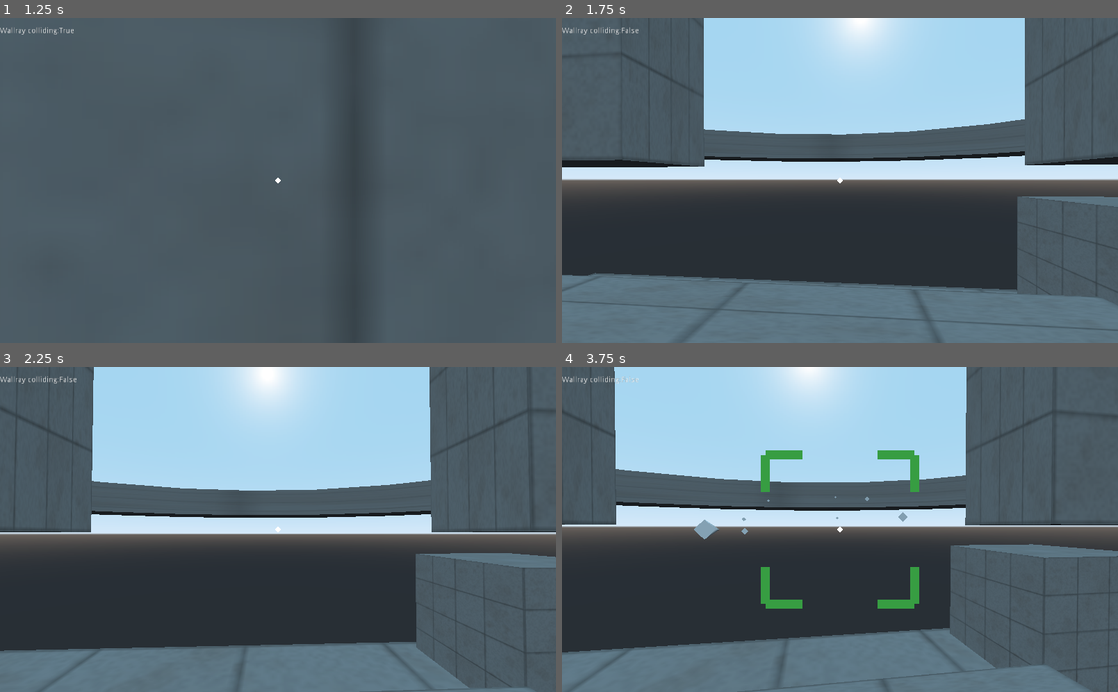
Above: before the commit, frames 1-4 (two rows, left to right).
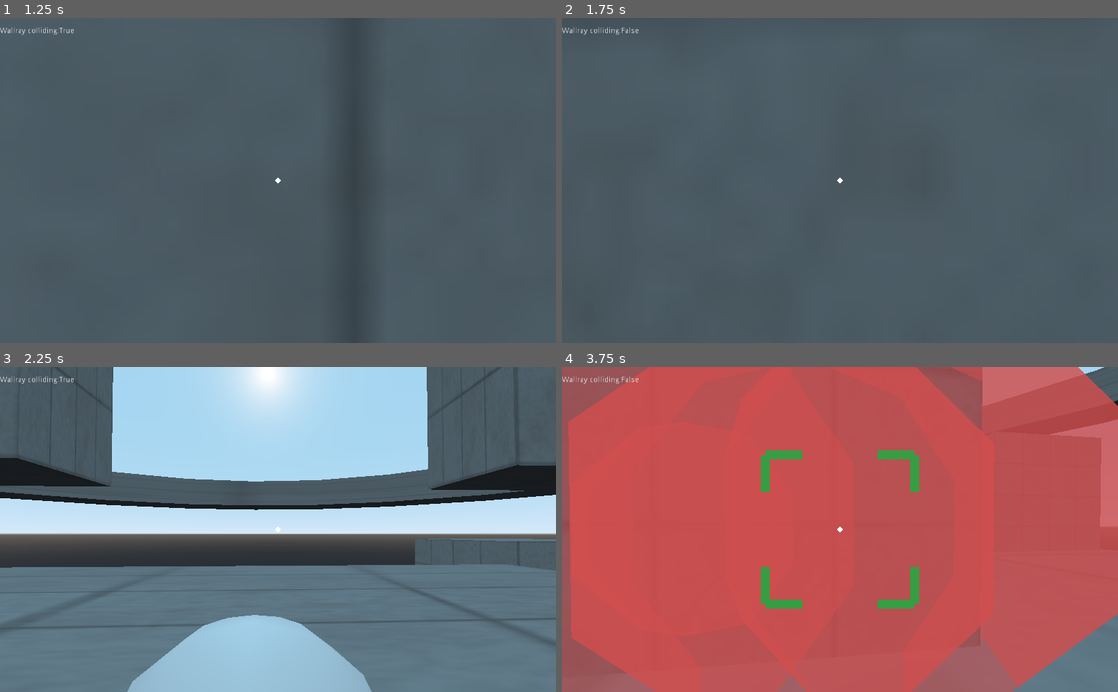
Above: after the commit, the same moments.

Repository: Game-Developers-Kerala/clichemovementshooter
Game: Godot game, scene res://levels/TestArena.tscn
Two runs of this game, one before a commit and one after it. Both use one fixed random seed, a clock stepped at 60 frames per second and the inputs below. The engine's default icon, where the game draws it, is replaced by a stand-in: a white triangle on a blue panel in a dark square.
Inputs (mouse positions are in pixels of both pictures, inside the frame that each line leads up to):
- Up to frame 1 (1.25 s): tap Enter at 0.5 s; move the mouse to (305, 180) at 0.52 s; hold W (forward) from 0.53 s (still down); hold Right mouse button (grapple) from 0.53 s (still down); tap Space (jump) at 0.77, 0.8, 1.07 s
- Up to frame 2 (1.75 s): keep holding W (forward); move the mouse to (812, 180) at 1.27 s; release Right mouse button (grapple) at 1.28 s; tap Space (jump) at 1.35, 1.52 s; right-click (812, 180) at 1.55 s
- Up to frame 3 (2.25 s): keep holding W (forward); tap Space (jump) at 1.82 s; move the mouse to (289, 523) at 2.02 s; hold Right mouse button (grapple) from 2.03 s (still down)
- Up to frame 4 (3.75 s): keep holding W (forward); tap Space (jump) at 2.3, 3.02, 3.32 s; move the mouse to (834, 536) at 2.77 s; release Right mouse button (grapple) at 2.78 s; tap Q (homingmissile) at 2.85 s; right-click (834, 536) at 3.05 s; move the mouse to (878, 532) at 3.52 s; press the mouse at (878, 532) at 3.53 s

Frame 1 is identical in both runs. In frame 2, 67% of the frame differs, in the area x 0-100%, y 0-100%; in frame 3, 46%; in frame 4, 98%.

Commit message:
commiting before checking out theRK

Diff:
--- a/levels/TestArena.tscn
+++ b/levels/TestArena.tscn
@@ -1,8 +1,9 @@
-[gd_scene load_steps=5 format=2]
+[gd_scene load_steps=6 format=2]
 
 [ext_resource path="res://scenes/player.tscn" type="PackedScene" id=1]
 [ext_resource path="res://levels/ceiling_tile.png" type="Texture" id=2]
 [ext_resource path="res://test/dummyenemy.tscn" type="PackedScene" id=3]
+[ext_resource path="res://scenes/player_pickup.tscn" type="PackedScene" id=4]
 
 [sub_resource type="SpatialMaterial" id=1]
 flags_world_triplanar = true
@@ -107,3 +108,10 @@
 
 [node name="DummyEnemy3" parent="." instance=ExtResource( 3 )]
 transform = Transform( 1, 0, 0, 0, 1, 0, 0, 0, 1, 1.00887, 0, -6.2842 )
+
+[node name="player_pickup" parent="." instance=ExtResource( 4 )]
+transform = Transform( 1, 0, 0, 0, 1, 0, 0, 0, 1, 0, 24.6313, 0 )
+type = 6
+respawning = true
+respawn_interval = 10.0
+lifespan = 10
--- a/project.godot
+++ b/project.godot
@@ -13,9 +13,15 @@
 "class": "cmn",
 "language": "GDScript",
 "path": "res://scripts/globals/cmn_class.gd"
+}, {
+"base": "Area",
+"class": "pickup",
+"language": "GDScript",
+"path": "res://scripts/player_pickup.gd"
 } ]
 _global_script_class_icons={
-"cmn": ""
+"cmn": "",
+"pickup": ""
 }
 
 [application]
@@ -90,6 +96,7 @@
 
 3d_physics/layer_1="player"
 3d_physics/layer_2="enemy"
+3d_physics/layer_3="pickup"
 3d_physics/layer_4="grapple_breaker"
 3d_physics/layer_5="grapple_target"
 3d_physics/layer_6="enemy_hurtbox"
--- a/scenes/player.tscn
+++ b/scenes/player.tscn
@@ -59,13 +59,13 @@
 
 [node name="RailShot" parent="Camera" instance=ExtResource( 2 )]
 
-[node name="WallArea" type="Area" parent="."]
+[node name="GeneralArea" type="Area" parent="."]
 transform = Transform( 1, 0, 0, 0, 1, 0, 0, 0, 1, 0, 1.3, 0 )
 collision_layer = 0
-collision_mask = 256
+collision_mask = 260
 monitorable = false
 
-[node name="CollisionShape" type="CollisionShape" parent="WallArea"]
+[node name="CollisionShape" type="CollisionShape" parent="GeneralArea"]
 transform = Transform( 1, 0, 0, 0, 1, 0, 0, 0, 1, 0, -0.1, 0 )
 shape = SubResource( 6 )
 
@@ -120,7 +120,8 @@
 wait_time = 0.5
 one_shot = true
 
-[connection signal="body_entered" from="WallArea" to="." method="_on_WallArea_body_entered"]
-[connection signal="body_exited" from="WallArea" to="." method="_on_WallArea_body_exited"]
+[connection signal="area_entered" from="GeneralArea" to="." method="_on_GeneralArea_area_entered"]
+[connection signal="body_entered" from="GeneralArea" to="." method="_on_GeneralArea_body_entered"]
+[connection signal="body_exited" from="GeneralArea" to="." method="_on_GeneralArea_body_exited"]
 [connection signal="body_entered" from="wallsidecheckarea" to="." method="_on_wallsidecheckarea_body_entered"]
 [connection signal="body_exited" from="wallsidecheckarea" to="." method="_on_wallsidecheckarea_body_exited"]
--- /dev/null
+++ b/scenes/player_pickup.tscn
@@ -0,0 +1,20 @@
+[gd_scene load_steps=3 format=2]
+
+[ext_resource path="res://scripts/player_pickup.gd" type="Script" id=1]
+
+[sub_resource type="SphereShape" id=1]
+radius = 0.75
+
+[node name="player_pickup" type="Area"]
+collision_layer = 4
+collision_mask = 0
+monitoring = false
+script = ExtResource( 1 )
+
+[node name="CollisionShape" type="CollisionShape" parent="."]
+shape = SubResource( 1 )
+
+[node name="Timer" type="Timer" parent="."]
+one_shot = true
+
+[connection signal="timeout" from="Timer" to="." method="_on_Timer_timeout"]
--- a/scripts/globals/cmn_class.gd
+++ b/scripts/globals/cmn_class.gd
@@ -1,5 +1,5 @@
 extends Node
 class_name cmn
 
-enum colliders {player = 0,enemy = 1, grapple_breaker = 3, grapple_target = 4,
+enum colliders {player = 0,enemy = 1,pickup = 2, grapple_breaker = 3, grapple_target = 4,
 			enemy_hurtbox = 5, level = 8, level_porous = 9,level_seethrough = 10}
--- a/scripts/player.gd
+++ b/scripts/player.gd
@@ -1,4 +1,5 @@
 extends KinematicBody
+
 
 enum movestates {none,ground,wall,air,grapple}
 var movestate = movestates.ground
@@ -36,6 +37,16 @@
 var air_auto_dir = false
 
 var health := 100
+
+var stats = {
+	"health":100,
+	"weapon_rail":false,
+	"weapon_missilepack":false,
+	"powerup_spikecage":false,
+	}
+const STAT_RANGES = {
+		"health":{"min":0,"max":100}
+		}
 
 const ROCKET_COOLDOWN_DUR = 0.7
 const ROCKET = preload("res://scenes/player_rocket.tscn")
@@ -128,7 +139,7 @@
 				snap = -floornorm
 			else:
 				snap = Vector3.ZERO
-	if Input.is_action_pressed("jump") and $JumpCoolDown.is_stopped() and on_wall:
+	if Input.is_action_pressed("jump") and on_wall: #and  $JumpCoolDown.is_stopped():
 		$JumpCoolDown.start()
 		walljump()
 
@@ -215,6 +226,16 @@
 	var mispak = MISSILE_PACK.instance()
 	$Camera.add_child(mispak)
 
+func pick_up(item:pickup):
+	var dict :Dictionary= item.get_pickup_info()
+	for key in dict.keys():
+		if dict[key] is bool:
+			stats[key] = dict[key]
+		else:
+			stats[key]+=dict[key]
+			if STAT_RANGES.has(key):
+				stats[key] = clamp(stats[key],STAT_RANGES[key]["min"],STAT_RANGES[key]["max"])
+	item.on_pickup()
 
 func get_hit(arg):
 	pass
@@ -227,13 +248,13 @@
 	if wallsidecheck:
 		perp_vec = $wallsidecheckarea.global_transform.basis.z*Vector3(1,0,1)
 	if movestate == movestates.wall:
-		print("perpvec:",perp_vec)
+		print("perpvec:",perp_vec, " movestate:",movestates.keys()[movestate])
 		velocity.y = 0.0
 		velocity += Vector3.UP*6+perp_vec*10
-	else:
-#		perp_vec = perp_vec.rotated(Vector3.UP,PI*(2-1*int(!wallsidecheck)))
-		print("perpvec:",perp_vec)
-		velocity += Vector3.UP*6+perp_vec*2
+#	else:
+##		perp_vec = perp_vec.rotated(Vector3.UP,PI*(2-1*int(!wallsidecheck)))
+#		print("perpvec:",perp_vec)
+#		velocity += Vector3.UP*6+perp_vec*2
 	change_movestate(movestates.air,{auto_dir=true})
 
 func grapple():
@@ -271,12 +292,12 @@
 	$Camera/RailShot.shoot()
 
 
-func _on_WallArea_body_entered(body):
+func _on_GeneralArea_body_entered(body):
 	on_wall = true
 
 
-func _on_WallArea_body_exited(body):
-	if !$WallArea.get_overlapping_bodies():
+func _on_GeneralArea_body_exited(body):
+	if !$GeneralArea.get_overlapping_bodies():
 		on_wall = false
 
 
@@ -287,3 +308,8 @@
 func _on_wallsidecheckarea_body_exited(body):
 	if !$wallsidecheckarea.get_overlapping_bodies():
 		wallsidecheck = false
+
+
+func _on_GeneralArea_area_entered(area):
+	if area.get_collision_layer_bit(cmn.colliders.pickup):
+		pick_up(area)
--- /dev/null
+++ b/scripts/player_pickup.gd
@@ -0,0 +1,88 @@
+tool
+extends Area
+class_name pickup
+
+# Type of the pickup, Add new items at the end
+# DONOT INSERT NEW ITEMS BETWEEN EXISTING ITEMS,
+# DONOT DELETE EXISTING ITEMS, EVEN IF UNUSED!
+enum types {none,health_small,health_medium,health_large,health_super
+			weapon_rail,weapon_missilepack
+			powerup_spikecage}
+
+const PICKUP_INFO = {
+				"none":{},
+				"health_small":{"health":3},
+				"health_medium":{"health":20},
+				"health_large":{"health":50},
+				"health_super":{"health":100},
+				"weapon_rail":{"weapon_rail":true},
+				"weapon_missilepack":{"weapon_missilepack":true},
+				"powerup_spikecage":{"powerup_spikecage":true},
+				}
+
+const PICKUP_MODELS = {
+				"none":"",
+				"health_small":"",
+				"health_medium":"",
+				"health_large":"",
+				"health_super":"",
+				"weapon_rail":"res://test/dummyrailpickup.tscn",
+				"weapon_missilepack":"res://test/dummymissilepickup.tscn",
+				"powerup_spikecage":"",
+				}
+
+export(types) var type = types.none setget set_type
+var pickup_model :Node = null
+var pickup_ready :bool = true
+
+func set_type(new_type:int):
+	type = new_type
+	if pickup_model:
+		pickup_model.queue_free()
+	var modelfilepath = get_model_filepath()
+	if modelfilepath:
+		pickup_model = load(modelfilepath).instance()
+		add_child(pickup_model)
+
+export(bool) var respawning = false
+export(float) var respawn_interval = 20
+export(bool) var despawning = false
+export(float) var lifespan = 10
+
+
+
+func get_pickup_info()->Dictionary:
+	return PICKUP_INFO[types.keys()[type]]
+
+func get_model_filepath():
+	return PICKUP_MODELS[types.keys()[type]]
+
+func on_pickup():
+	if respawning:
+		respawner_pickedup()
+		return
+	queue_free()
+
+func respawner_pickedup():
+	pickup_ready = false
+	$CollisionShape.disabled = true
+	if pickup_model:
+		pickup_model.hide()
+	$Timer.start(respawn_interval)
+
+func respawn():
+	pickup_ready = true
+	$CollisionShape.disabled = false
+	translate(Vector3.ZERO)
+	force_update_transform()
+	if pickup_model:
+		pickup_model.show()
+
+func despawn():
+	queue_free()
+
+func _on_Timer_timeout():
+	if despawning:
+		despawn()
+	if respawning:
+		respawn()
--- /dev/null
+++ b/test/dummymissilepickup.tscn
@@ -0,0 +1,8 @@
+[gd_scene load_steps=2 format=2]
+
+[sub_resource type="CubeMesh" id=1]
+size = Vector3( 0.2, 0.2, 0.4 )
+
+[node name="dummyrailpickup" type="MeshInstance"]
+transform = Transform( 0.61518, 0.788387, 0, -0.788387, 0.61518, 0, 0, 0, 1, 0, 0, 0 )
+mesh = SubResource( 1 )
--- /dev/null
+++ b/test/dummyrailpickup.tscn
@@ -0,0 +1,10 @@
+[gd_scene load_steps=2 format=2]
+
+[sub_resource type="CylinderMesh" id=1]
+top_radius = 0.1
+bottom_radius = 0.1
+height = 0.5
+
+[node name="dummyrailpickup" type="MeshInstance"]
+transform = Transform( 0.61518, 0.788387, 0, -0.788387, 0.61518, 0, 0, 0, 1, 0, 0, 0 )
+mesh = SubResource( 1 )
